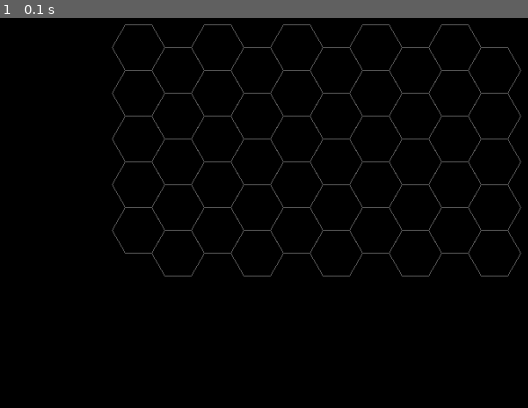
Above: before the commit, frame 1.
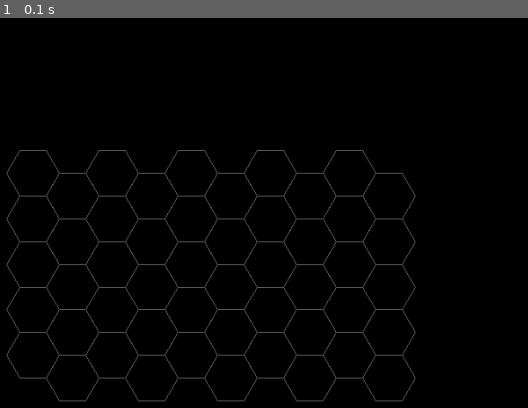
Above: after the commit, the same moment.

Repository: joselc/life-sim-second-approach
Game: pygame game, started from src/main.py
Same seed, same stepped clock (60 frames per second), same inputs: the game is played once before the commit and once after it.
Inputs:
- Up to frame 1 (0.1 s): no input

The runs differ from the first frame. In frame 1, 5.8% of the frame differs, in the area x 1-99%, y 1-99%.

Commit message:
refactor(rendering): #2 Optimize hexagonal grid size calculation for GridDisplay
- Simplify width and height calculation for flat-topped hexagonal grid
- Improve precision of grid size computation
- Remove redundant intermediate variables

Diff:
--- a/src/interfaces/pygame_adapter/rendering/grid_display.py
+++ b/src/interfaces/pygame_adapter/rendering/grid_display.py
@@ -72,13 +72,10 @@
             Tuple[float, float]: The (width, height) of the grid in pixels
         """
         # For flat-topped hexagons:
-        # Total width = width * (size * 3/2) + size/2
-        # Total height = height * (size * √3) + (size * √3/2)
-        hex_width = self.config.hex_size * 2
-        hex_height = self.config.hex_size * (3 ** 0.5)
-
-        total_width = (self.grid.dimensions.width * hex_width * 3/4) + (hex_width/4)
-        total_height = (self.grid.dimensions.height * hex_height) + (hex_height/2)
+        # Total width = columns * (3 * size) + size  # Last column needs extra size
+        # Total height = rows * (sqrt(3)/2 * size)
+        total_width = (self.grid.dimensions.width * 3 * self.config.hex_size) + self.config.hex_size
+        total_height = self.grid.dimensions.height * (self.config.hex_size * (3 ** 0.5) / 2)
 
         return total_width, total_height
 
